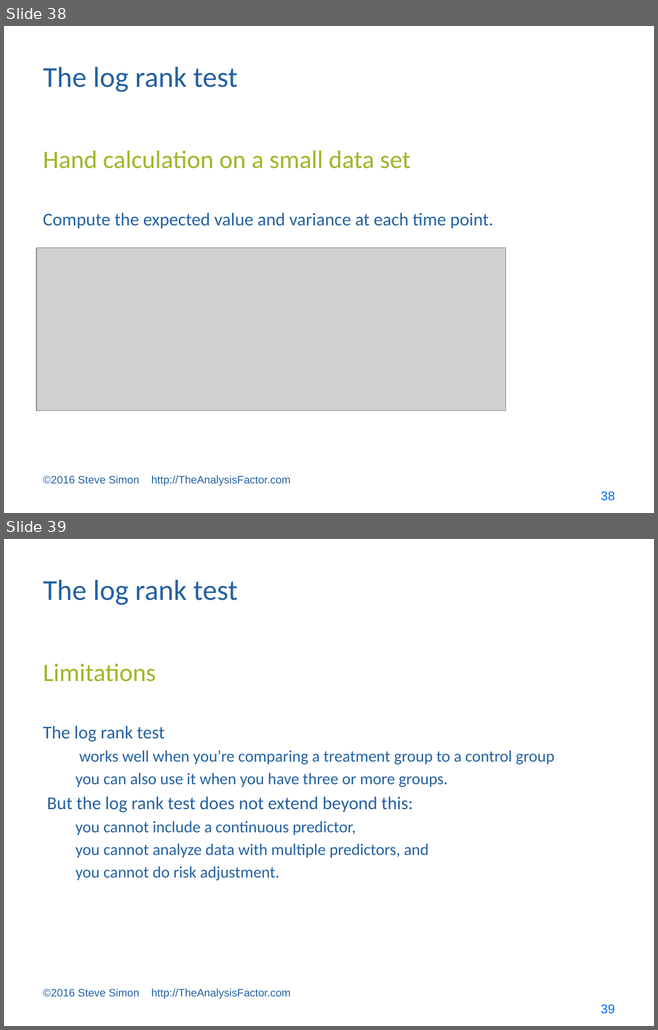
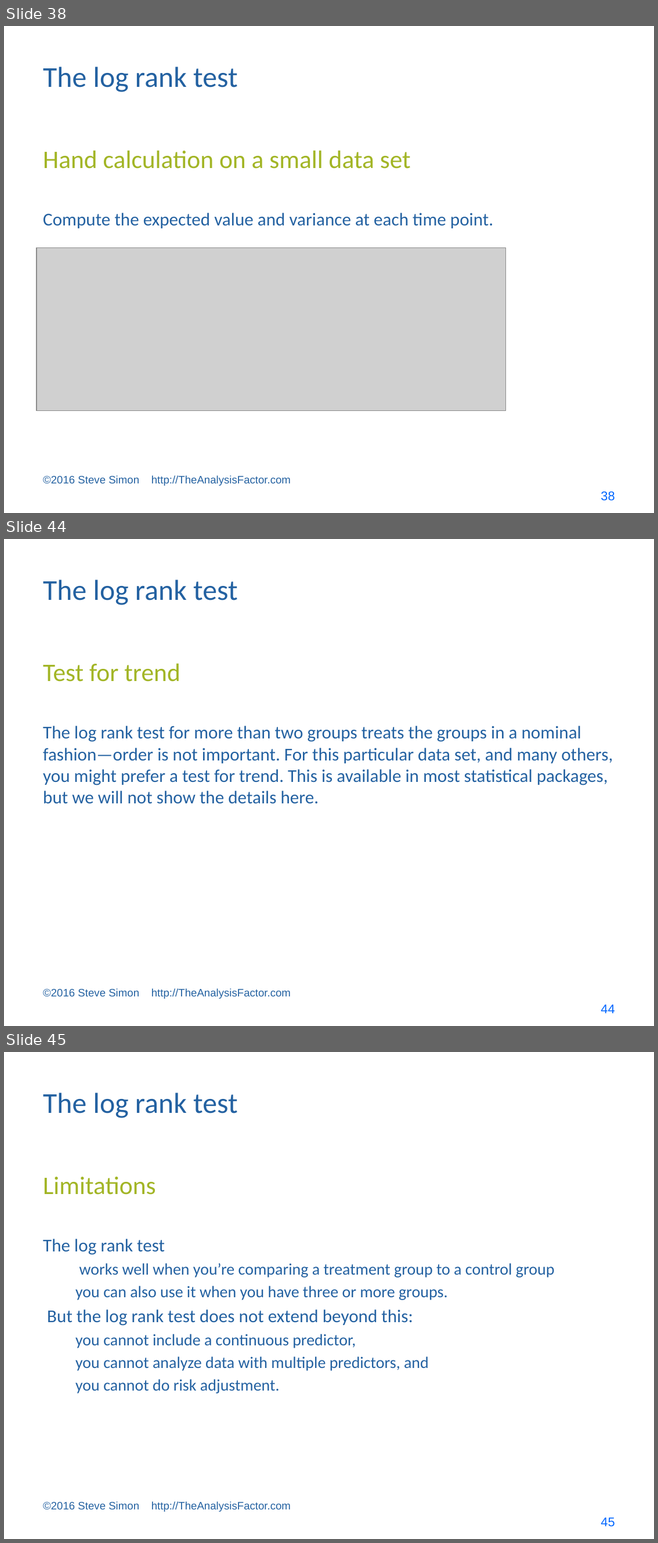
Before and after one commit to pmean/survival-models, a slide deck: bin/survival lecture 1.pptx. Shown one above the other, each under a label of ours: slides 38 and 39 before the commit, slides 38, 44 and 45 after it; the slides between them are not shown. The pictures are 658x1030 and 658x1543 pixels, drawn with LibreOffice and Linux fonts; fonts in the diff are those of the drawing; grey boxes stand for pictures. Boxes give left, top, right and bottom in pixels: in the first picture for what was removed or moved away, otherwise in the second. Text is boxed around its words. In the diff, an @@ line names an element or a change of style, - is before the commit and + after.

```diff
--- a/bin/survival lecture 1.pptx
+++ b/bin/survival lecture 1.pptx
@@ slide 44 added at (x1=4, y1=539, x2=654, y2=1026), background #FFFFFF @@
@@ title added at (x1=43, y1=580, x2=237, y2=605), 32 pt, text #2361A1 @@
+The log rank test
@@ text added at (x1=43, y1=663, x2=180, y2=682), 28 pt, text #A2B525 @@
+Test for trend
@@ text added at (x1=43, y1=726, x2=612, y2=804), 20 pt, text #2361A1 @@
+The log rank test for more than two groups treats the groups in a nominal fashion—order is not important. For this particular data set, and many others, you might prefer a test for trend. This is available in most statistical packages, but we will not show the details here.
@@ text added at (x1=43, y1=988, x2=291, y2=999), 12 pt, text #2361A1 @@
+©2016 Steve Simon http://TheAnalysisFactor.com
@@ page number added at (x1=600, y1=1005, x2=614, y2=1013), 14 pt, text #0066FF @@
+44
@@ what was slide 39 is now slide 45 @@
@@ page number at (x1=600, y1=1518, x2=614, y2=1527): text changed @@
-39
+45
```
Also in this commit, not shown: 5 other slides added, 3 other files.
